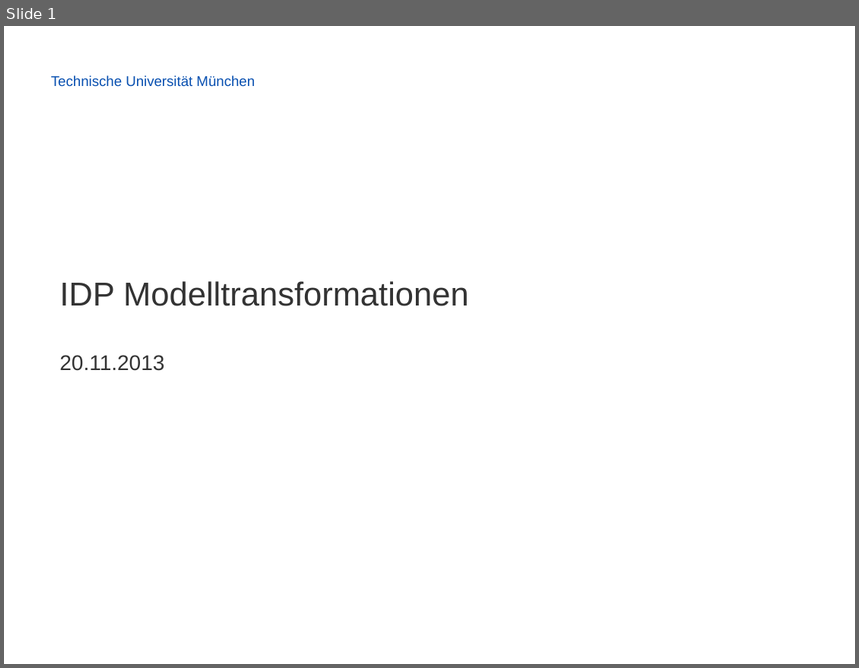
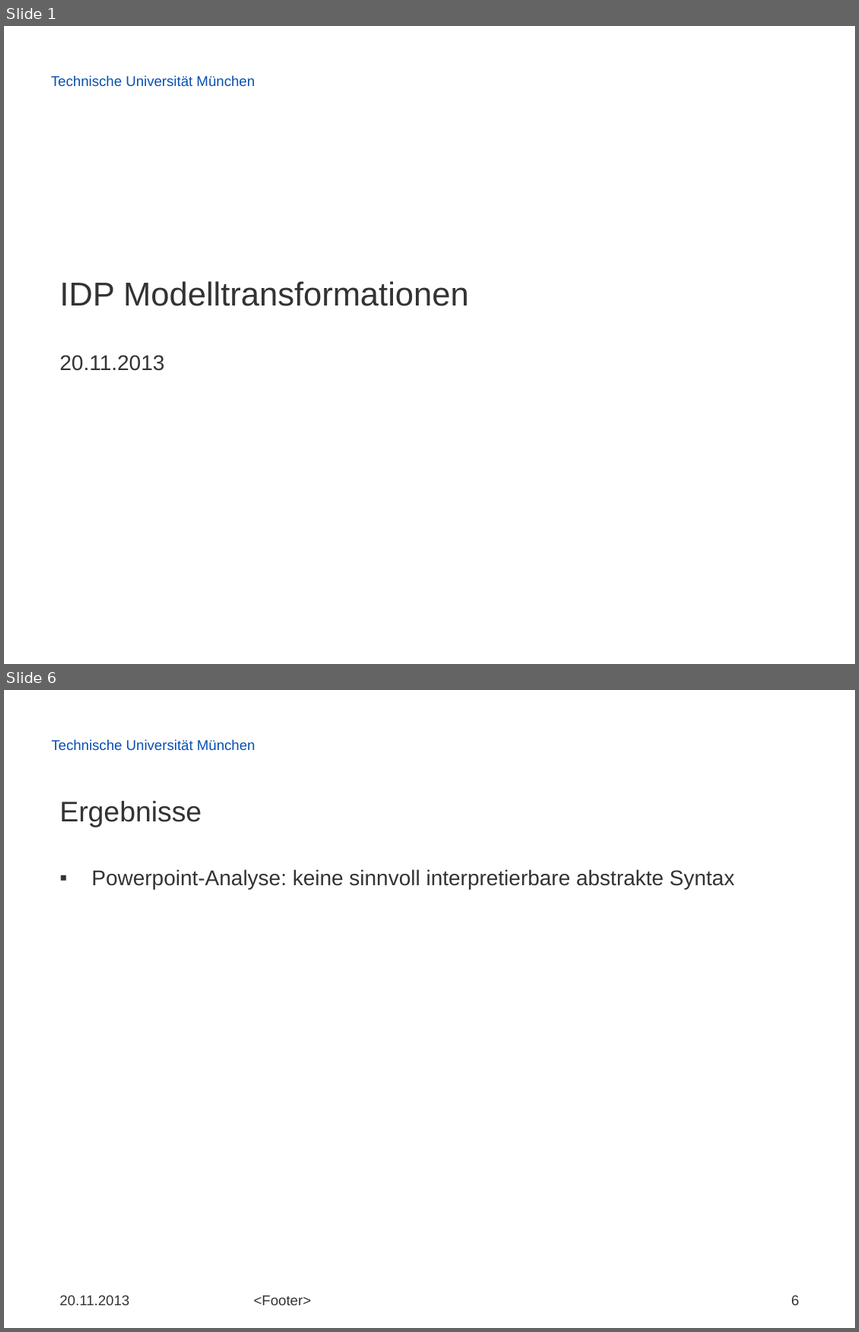
Before and after one commit to radke-tum/idp, a slide deck: doc/weeklies/weekly_2013-11-20.pptx. Shown one above the other, each under a label of ours: slide 1 before the commit, slides 1 and 6 after it; the slides between them are not shown. The pictures are 859x668 and 859x1332 pixels, drawn with LibreOffice and Linux fonts; fonts in the diff are those of the drawing; background and template pictures are left out. Boxes give left, top, right and bottom in pixels: in the first picture for what was removed or moved away, otherwise in the second. Text is boxed around its words. In the diff, an @@ line names an element or a change of style, - is before the commit and + after.

```diff
--- a/doc/weeklies/weekly_2013-11-20.pptx
+++ b/doc/weeklies/weekly_2013-11-20.pptx
@@ slide 6 added at [4,690,855,1328], background picture (left out) @@
@@ text added at [51,739,256,750], 12 pt, text #074FB0 @@
+Technische Universität München
@@ title added at [59,801,202,828], 24 pt, text #333333 @@
+Ergebnisse
@@ text added at [91,869,735,889], 18 pt, text #333333 @@
+▪ Powerpoint-Analyse: keine sinnvoll interpretierbare abstrakte Syntax
@@ text added at [59,1296,129,1306], 12 pt, text #333333 @@
+20.11.2013
@@ text added at [254,1296,312,1306], 12 pt, text #333333 @@
+<Footer>
@@ page number added at [791,1296,799,1306], 12 pt, text #333333 @@
+6
```
Also in this commit, not shown: 5 slides changed, 1 other slide added.
